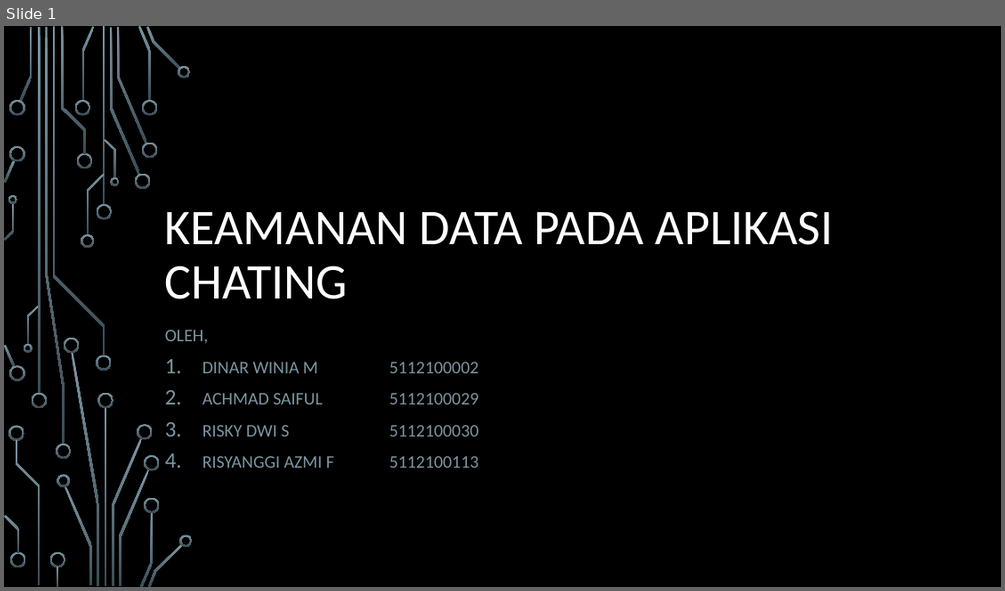
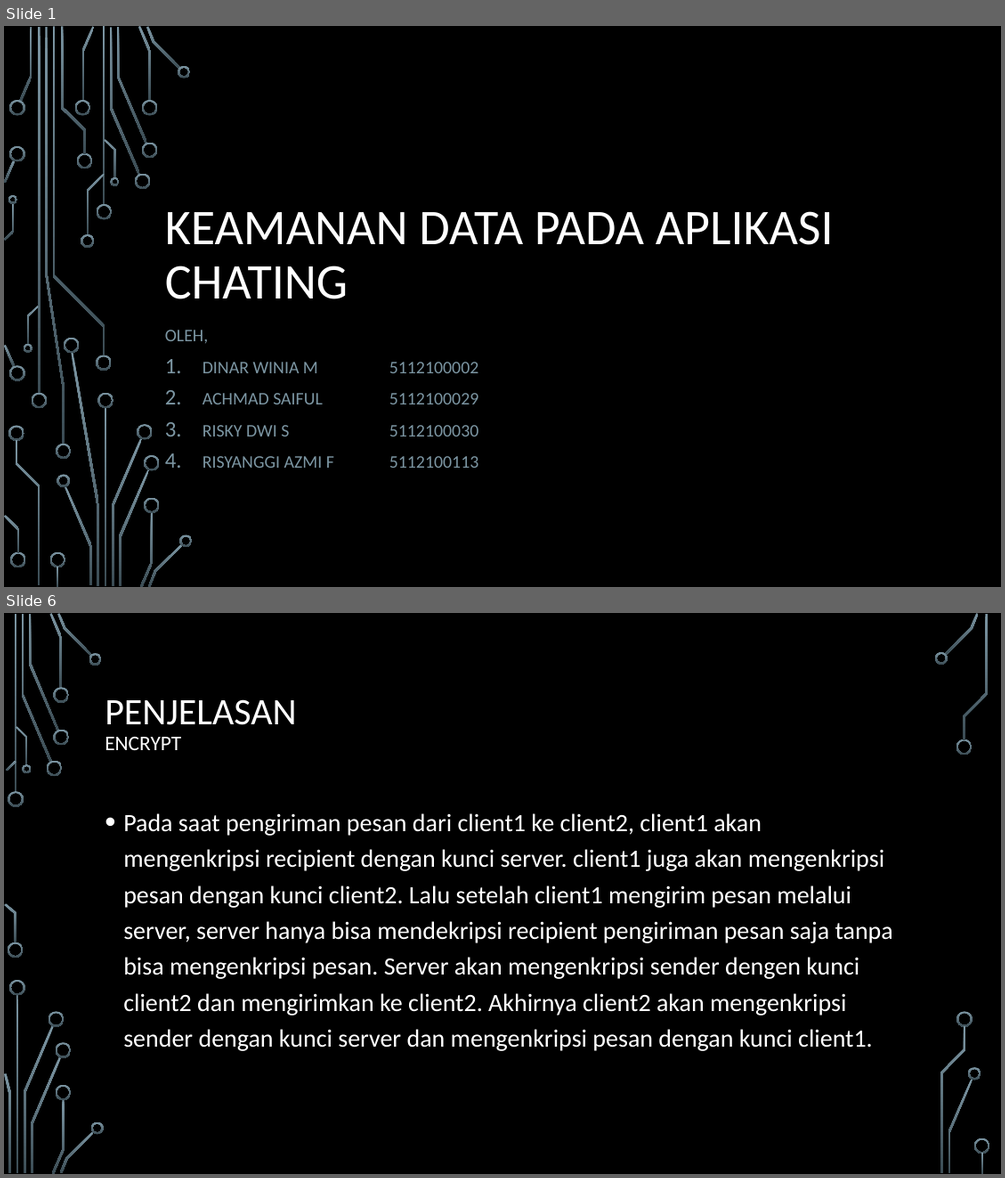
Before and after one commit to dinarwm/private-chat, a slide deck: Keamanan data Pada Aplikasi chatting.pptx. Shown one above the other, each under a label of ours: slide 1 before the commit, slides 1 and 6 after it; the slides between them are not shown. The pictures are 1005x591 and 1005x1178 pixels, drawn with LibreOffice and Linux fonts; fonts in the diff are those of the drawing; background and template pictures are left out. Boxes give left, top, right and bottom in pixels: in the first picture for what was removed or moved away, otherwise in the second. Text is boxed around its words. In the diff, an @@ line names an element or a change of style, - is before the commit and + after.

```diff
--- a/Keamanan data Pada Aplikasi chatting.pptx
+++ b/Keamanan data Pada Aplikasi chatting.pptx
@@ slide 6 added at (4, 613, 1001, 1174), background picture (left out) @@
@@ title added at (105, 699, 296, 750), 36 pt, text #FFFFFF @@
+PENJELASAN
+ENCRYPT
@@ text added at (123, 813, 893, 1051), 24 pt, text #FFFFFF @@
+• Pada saat pengiriman pesan dari client1 ke client2, client1 akan mengenkripsi recipient dengan kunci server. client1 juga akan mengenkripsi pesan dengan kunci client2. Lalu setelah client1 mengirim pesan melalui server, server hanya bisa mendekripsi recipient pengiriman pesan saja tanpa bisa mengenkripsi pesan. Server akan mengenkripsi sender dengen kunci client2 dan mengirimkan ke client2. Akhirnya client2 akan mengenkripsi sender dengan kunci server dan mengenkripsi pesan dengan kunci client1.
@@ group added at (4, 613, 989, 1174): 33 freeform shapes, 3 rectangles @@
```
Also in this commit, not shown: 3 slides changed, 3 other slides added, 2 slides removed.
